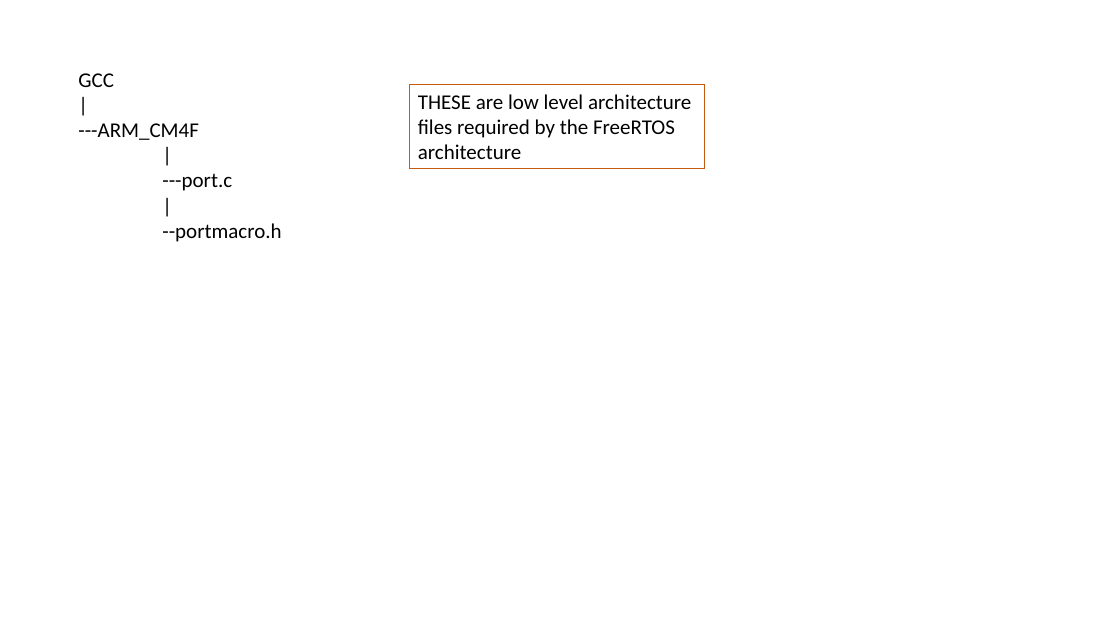
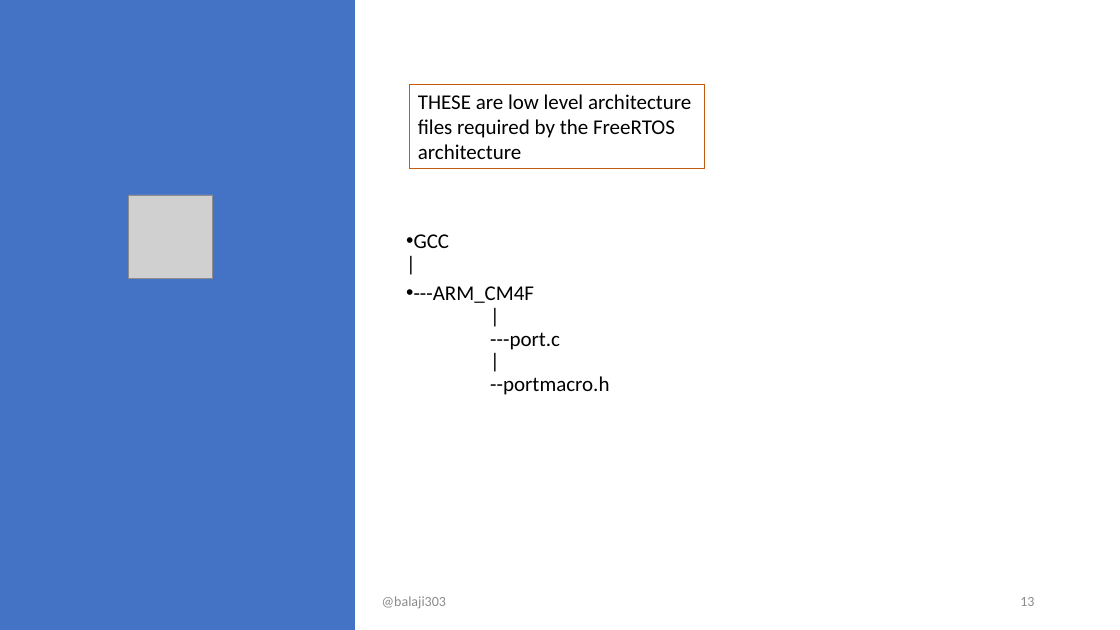
Before and after one commit to balaji303/FreeRTOS, a slide deck: slide 13 of learn/freertos.pptx. Drawn at 1120x630 pixels with LibreOffice and Linux fonts; fonts in the diff are those of the drawing; grey boxes stand for pictures. Boxes give left, top, right and bottom in pixels: in the first picture for what was removed or moved away, otherwise in the second. Text is boxed around its words. In the diff, an @@ line names an element or a change of style, - is before the commit and + after.

```diff
--- a/learn/freertos.pptx
+++ b/learn/freertos.pptx
@@ rectangle added at [0,0,355,630], fill #4472C4 @@
@@ text "GCC |": place and size @@
-text "GCC |" at [78,73,281,242]
+text "GCC |" at [414,234,609,395]
@@ text "GCC |" at [414,234,609,395]: bullet none to •; line spacing 1 to 0.9; more space between paragraphs; vertical alignment top to middle @@
@@ picture added at [129,195,213,279] @@
@@ text added at [382,596,446,609], 12 pt, text #8C8C8C @@
+@balaji303
@@ page number added at [1020,597,1034,606], 12 pt, text #8C8C8C @@
+13
```
Also in this commit, not shown: 32 other slides changed, 34 slides added.
